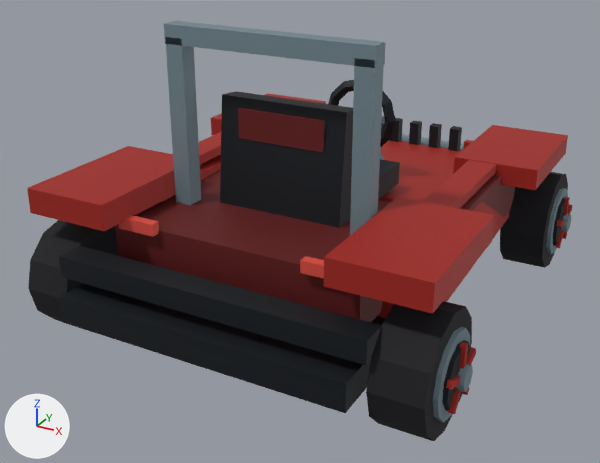
Renders of the glTF model DLC/AssassinsCreed/assets/kart/assassin-s-creed/kassandra-ac/kart.glb from each side of a commit.
The view is the same before and after, from a 50 mm camera at (2.07, -4.11, 2.4) aimed at (-0.09, -0.18, 0.43). Lighting does not change. The marker at lower left points along +X, +Y and +Z. The first picture is the older version. Where no turn or scale is listed for an object, it has been applied to the vertices. Vertices at exactly the same position are counted once.

In view in the first picture: 'chassis', 'wheel-front-right', 'wheel-rear-left', 'wheel-rear-right'.
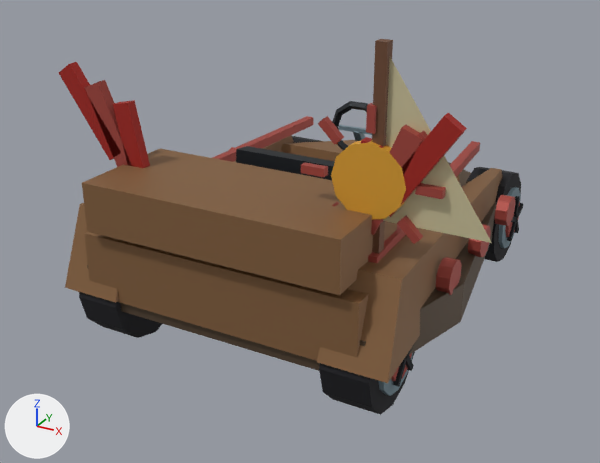
What differs and where, as boxes (x1, y1, x2, y2) in the pictures (600 x 463 px):
'chassis', deleted
    before: (27, 21, 568, 413)
'identity-ship-ship-pointed-bow-and-raised-stern', added (brown)
    after: (65, 116, 515, 383)
'wheel-rear-right', reshaped, moved
    before: (366, 301, 476, 441)
    after: (319, 343, 415, 415)
'identity-ship-motif-feathers', added
    after: (59, 62, 467, 235)
'identity-ship-motif-sail', added
    after: (372, 39, 492, 254)
'identity-ship-motif-sun', added
    after: (301, 103, 446, 244)
'wheel-front-right', reshaped, moved
    before: (500, 172, 572, 268)
    after: (466, 167, 523, 262)
'wheel-rear-left', reshaped, moved
    before: (28, 220, 118, 322)
    after: (79, 292, 162, 338)
'identity-ship-driver-cockpit', added
    after: (236, 101, 372, 180)
part 2 of me_wheel_front_right, added
    after: (505, 201, 520, 238)
part 3 of me_wheel_front_right, added
    after: (514, 196, 520, 218)
part 4 of me_wheel_front_right, rebuilt
    before: (500, 172, 568, 268)
    after: (466, 167, 521, 262)
part 5 of me_wheel_front_right, rebuilt
    before: (568, 204, 572, 214)
    after: (517, 203, 523, 219)
part 6 of me_wheel_front_right, rebuilt
    before: (556, 220, 565, 227)
    after: (511, 216, 517, 222)
part 7 of me_wheel_front_right, cut back
    before: (546, 188, 571, 254)
    after: (507, 219, 519, 241)
part 8 of me_wheel_rear_right, added (mostly hidden)
    after: (391, 353, 412, 381)
part 9 of me_wheel_rear_right, rebuilt
    before: (366, 301, 472, 441)
    after: (319, 351, 415, 415)
part 10 of me_wheel_rear_right, rebuilt
    before: (466, 347, 476, 365)
    after: (407, 343, 415, 356)
part 11 of me_wheel_rear_right, rebuilt (not visible afterwards)
    before: (446, 375, 461, 389)
part 12 of me_wheel_rear_right, cut back
    before: (433, 327, 473, 423)
    after: (393, 354, 414, 387)

The change, as a list of edits to the scene's bpy script:
```text
Change me_wheel_rear_left:
    remove me_wheel_rear_left.from_pydata(...)  # 132 vertices, 228 faces; spans x -0.22..0.135, y -0.31..0.31, z -0.31..0.31
    add me_wheel_rear_left.from_pydata(...)  # 113 vertices, 196 faces; spans x -0.182..0.125, y -0.3..0.3, z -0.3..0.3
    me_wheel_rear_left part 1: the loose piece of 26 vertices spanning x -0.135..0.135, y -0.31..0.31, z -0.31..0.31 is rebuilt with 51 vertices and now spans x -0.149..0.125, y -0.3..0.3, z -0.3..0.3
    other edits to the shape of me_wheel_rear_left do not show in these pictures
Change me_wheel_front_right:
    remove me_wheel_front_right.from_pydata(...)  # 132 vertices, 228 faces; spans x -0.135..0.22, y -0.31..0.31, z -0.31..0.31
    add me_wheel_front_right.from_pydata(...)  # 113 vertices, 196 faces; spans x -0.125..0.182, y -0.3..0.3, z -0.3..0.3
    me_wheel_front_right part 2: a new loose piece, a 10-sided cylinder along x spanning x 0.14..0.166, y -0.128..0.128, z -0.135..0.135, in mat_wheel_vertex_colours
    me_wheel_front_right part 3: a new loose piece, a box spanning x 0.157..0.182, y -0.015..0.015, z 0.0..0.15, in mat_wheel_vertex_colours
    me_wheel_front_right part 4: the loose piece of 26 vertices spanning x -0.135..0.135, y -0.31..0.31, z -0.31..0.31 is rebuilt with 51 vertices and now spans x -0.125..0.149, y -0.3..0.3, z -0.3..0.3
    me_wheel_front_right part 5: the loose piece of 8 vertices spanning x 0.174..0.2, y 0.0..0.165, z -0.015..0.068 is rebuilt with 8 vertices and now spans x 0.157..0.182, y -0.005..0.147, z -0.014..0.061
    me_wheel_front_right part 6: the loose piece of 8 vertices spanning x 0.174..0.2, y -0.165..0.0, z -0.015..0.068 is rebuilt with 8 vertices and now spans x 0.157..0.182, y -0.147..0.005, z -0.014..0.061
    me_wheel_front_right part 7: 90 vertices removed from x 0.133..0.22, y -0.217..0.217, z -0.217..0.217; 16 vertices added at x 0.157..0.182, y -0.1..0.1, z -0.13..0.009
Change me_wheel_rear_right:
    remove me_wheel_rear_right.from_pydata(...)  # 132 vertices, 228 faces; spans x -0.135..0.22, y -0.31..0.31, z -0.31..0.31
    add me_wheel_rear_right.from_pydata(...)  # 113 vertices, 196 faces; spans x -0.125..0.182, y -0.3..0.3, z -0.3..0.3
    me_wheel_rear_right part 8: a new loose piece, a 10-sided cylinder along x spanning x 0.14..0.166, y -0.128..0.128, z -0.135..0.135, in mat_wheel_vertex_colours
    me_wheel_rear_right part 9: the loose piece of 26 vertices spanning x -0.135..0.135, y -0.31..0.31, z -0.31..0.31 is rebuilt with 51 vertices and now spans x -0.125..0.149, y -0.3..0.3, z -0.3..0.3
    me_wheel_rear_right part 10: the loose piece of 8 vertices spanning x 0.174..0.2, y 0.0..0.165, z -0.015..0.068 is rebuilt with 8 vertices and now spans x 0.157..0.182, y -0.005..0.147, z -0.014..0.061
    me_wheel_rear_right part 11: the loose piece of 8 vertices spanning x 0.174..0.2, y -0.165..0.0, z -0.015..0.068 is rebuilt with 8 vertices and now spans x 0.157..0.182, y -0.147..0.005, z -0.014..0.061
    me_wheel_rear_right part 12: 90 vertices removed from x 0.133..0.22, y -0.217..0.217, z -0.217..0.217; 16 vertices added at x 0.157..0.182, y -0.1..0.1, z -0.13..0.009
    other edits to the shape of me_wheel_rear_right do not show in these pictures
Remove ob_chassis:
    ob_chassis = bpy.data.objects.new('chassis', me_chassis)
Change ob_wheel_rear_left:
    ob_wheel_rear_left.location: (-1.0, -1.005, 0.31) -> (-0.72, -0.94, 0.3)
Change ob_wheel_front_right:
    ob_wheel_front_right.location: (1.0, 1.005, 0.31) -> (0.72, 0.94, 0.3)
Change ob_wheel_rear_right:
    ob_wheel_rear_right.location: (1.0, -1.005, 0.31) -> (0.72, -0.94, 0.3)
Add ob_identity_ship_motif_feathers:
    ob_identity_ship_motif_feathers = bpy.data.objects.new('identity-ship-motif-feathers', me_identity_ship_motif_feathers)  # 48 vertices, 72 faces; spans x -1.09..1.09, y -0.96..-0.9, z 0.79..1.47
    ob_identity_ship_motif_feathers.location = (0.0, 0.0, 0.0)
Add ob_identity_ship_motif_sun:
    ob_identity_ship_motif_sun = bpy.data.objects.new('identity-ship-motif-sun', me_identity_ship_motif_sun)  # 90 vertices, 144 faces; spans x 0.34..1.02, y -0.96..-0.9, z 0.79..1.47
    ob_identity_ship_motif_sun.location = (0.0, 0.0, 0.0)
Add ob_identity_ship_motif_sail:
    ob_identity_ship_motif_sail = bpy.data.objects.new('identity-ship-motif-sail', me_identity_ship_motif_sail)  # 11 vertices, 13 faces; spans x 0.682..1.24, y -0.938..-0.882, z 0.71..1.74
    ob_identity_ship_motif_sail.location = (0.0, 0.0, 0.0)
Add ob_identity_ship_driver_cockpit:
    ob_identity_ship_driver_cockpit = bpy.data.objects.new('identity-ship-driver-cockpit', me_identity_ship_driver_cockpit)  # 80 vertices, 140 faces; spans x -0.3..0.3, y -0.557..0.679, z 0.459..1.086
    ob_identity_ship_driver_cockpit.location = (0.0, 0.0, 0.0)
Add ob_identity_ship_ship_pointed_bow_and_raised_stern:
    ob_identity_ship_ship_pointed_bow_and_raised_stern = bpy.data.objects.new('identity-ship-ship-pointed-bow-and-raised-stern', me_identity_ship_ship_pointed_bow_and_raised_stern)  # 204 vertices, 352 faces; spans x -1.0..1.0, y -1.27..1.5, z 0.26..0.98
    ob_identity_ship_ship_pointed_bow_and_raised_stern.location = (0.0, 0.0, 0.0)
```
